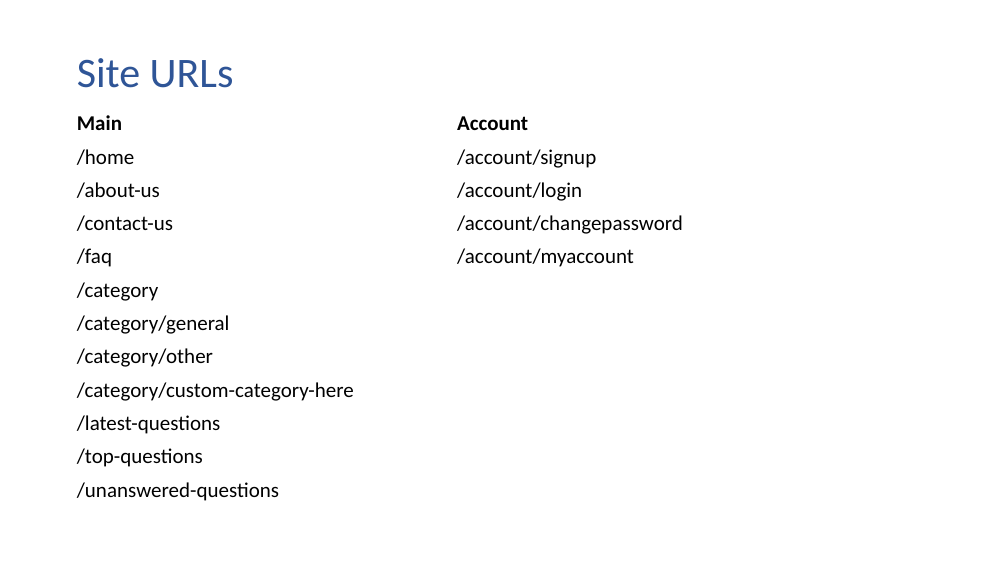
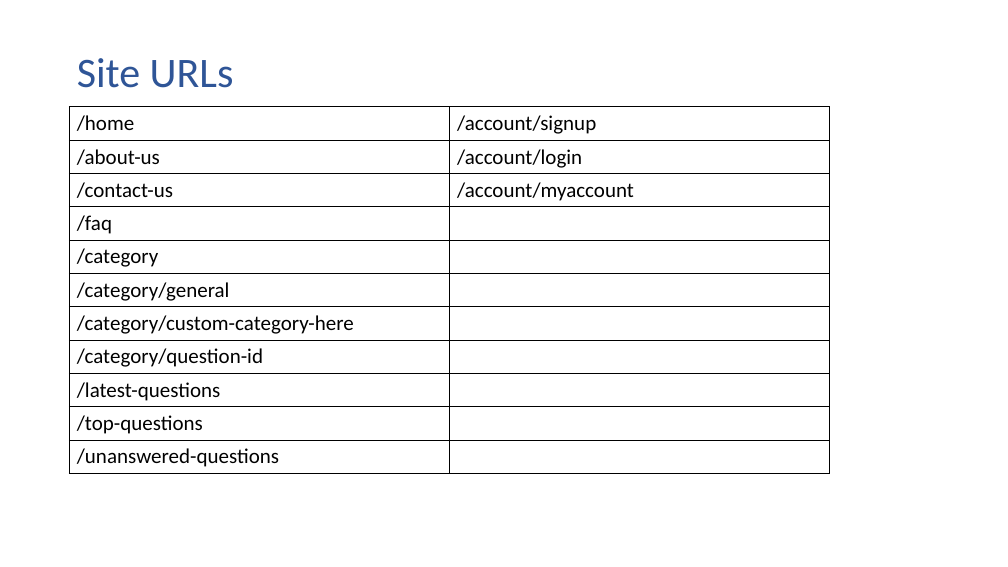
Before and after one commit to 2324127m/Lab3TeamB, a slide deck: slide 3 of Walkthrough/Walkthrough.pptx. Drawn at 1008x567 pixels with LibreOffice and Linux fonts; fonts in the diff are those of the drawing. Boxes give left, top, right and bottom in pixels: in the first picture for what was removed or moved away, otherwise in the second. Text is boxed around its words. In the diff, an @@ line names an element or a change of style, - is before the commit and + after.

```diff
--- a/Walkthrough/Walkthrough.pptx
+++ b/Walkthrough/Walkthrough.pptx
@@ table at bbox=[70, 107, 830, 471] @@
-row 1: Main | Account
-row 3, column 2: /account/changepassword
+row 3, column 2: /account/myaccount
-row 4, column 2: /account/myaccount
+row 4, column 2: 
-row 8: /category/other | 
+row 8: /category/question-id | 
```
Also in this commit, not shown: 3 other slides changed, 3 other files.
